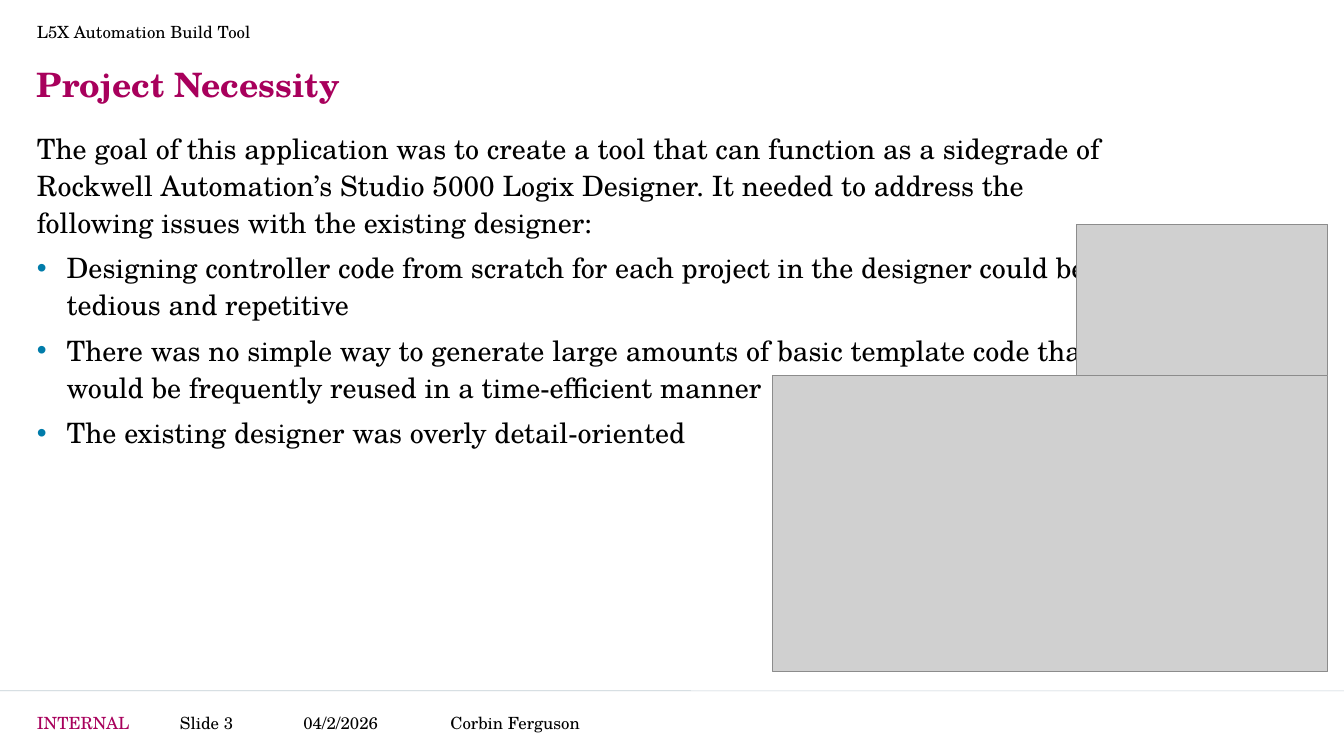
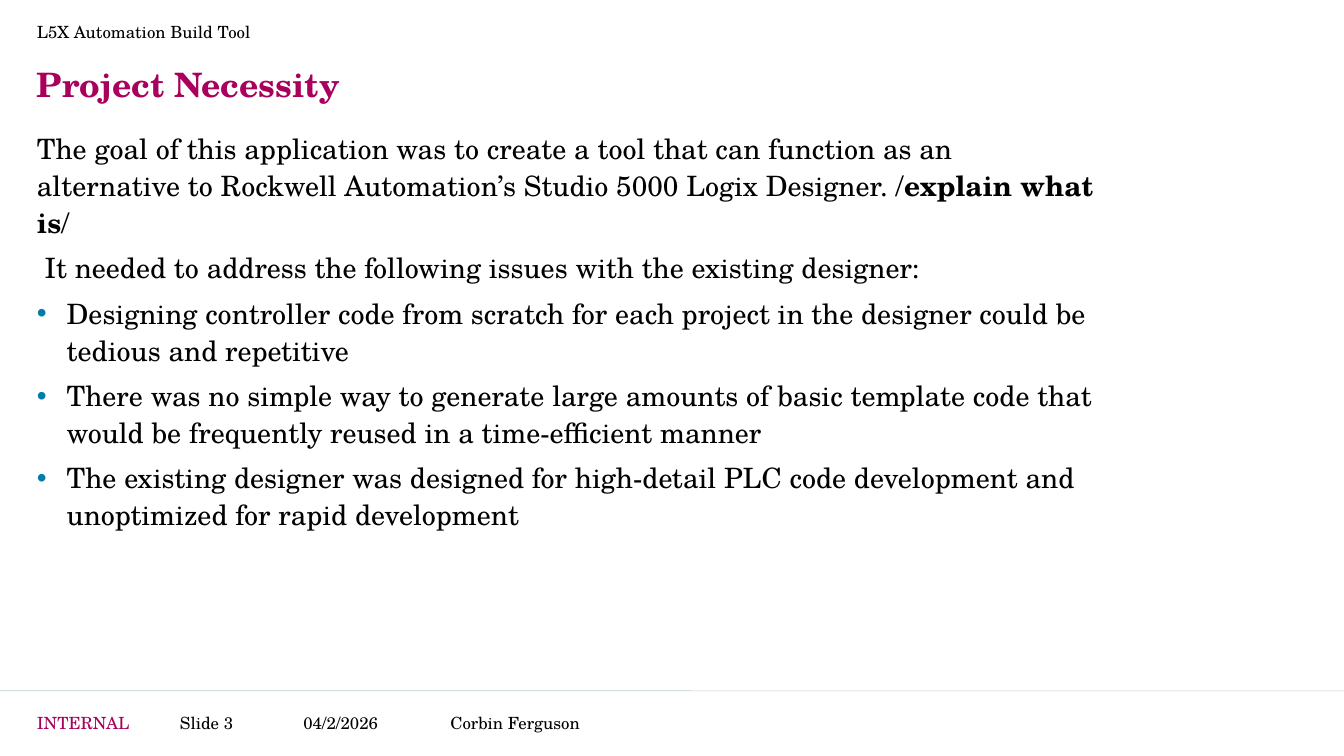
Before and after one commit to CorbinFerguson/ThesisBuildTool, a slide deck: slide 3 of Thesis Writing Documents/Project Development.pptx. Drawn at 1344x756 pixels with LibreOffice and Linux fonts; fonts in the diff are those of the drawing; grey boxes stand for pictures; background and template pictures are left out. Boxes give left, top, right and bottom in pixels: in the first picture for what was removed or moved away, otherwise in the second. Text is boxed around its words. In the diff, an @@ line names an element or a change of style, - is before the commit and + after.

```diff
--- a/Thesis Writing Documents/Project Development.pptx
+++ b/Thesis Writing Documents/Project Development.pptx
@@ text at [37,138,1093,284]: text changed @@
-The goal of this application was to create a tool that can function as a sidegrade of Rockwell Automation’s Studio 5000 Logix Designer. It needed to address the following issues with the existing designer:
+The goal of this application was to create a tool that can function as an alternative to Rockwell Automation’s Studio 5000 Logix Designer. /explain what is/
+It needed to address the following issues with the existing designer:
@@ picture removed at [1077,224,1328,375] @@
@@ picture removed at [773,375,1329,671] @@
@@ text at [67,467,1075,531]: text changed @@
-• The existing designer was overly detail-oriented
+• The existing designer was designed for high-detail PLC code development and unoptimized for rapid development
```
Also in this commit, not shown: 9 other slides changed, 5 slides added, 1 slide removed, 4 other files.
